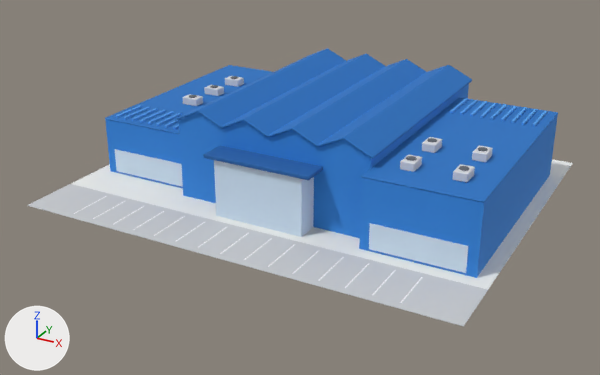
An edit to the glTF model public/models/mall.glb, drawn before and after from the same camera.
Camera for both pictures: a 50 mm lens placed at (39.9, -76.2, 37.2), pointed at (-0.6, -2.7, 0.4). The lights are fixed; the arrows at lower left show +X, +Y and +Z. The older version comes first.

In view in the first picture: 'mall'.
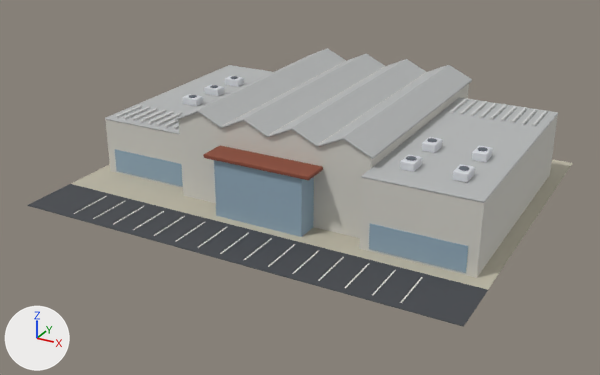
Pixel boxes [x1, y1, x2, y2] of what changed, in the pictures (600 x 375 px):
'mall', recoloured
    both: [27, 48, 573, 327]

The change, as a list of edits to the scene's bpy script:
```text
Change mat_asphalt:
    mat_asphalt.base_color: (0.584, 0.604, 0.631) -> (0.0595, 0.0648, 0.0742)  # light grey #c9ccd0 -> dark grey #45484d
Change mat_pad:
    mat_pad.base_color: (0.855, 0.871, 0.855) -> (0.509, 0.479, 0.381)  # white #eef0ee -> grey #bdb8a6
Change mat_com_wall:
    mat_com_wall.base_color: (0.0284, 0.238, 0.745) -> (0.658, 0.644, 0.591)  # blue #2f86e0 -> light grey #d4d2ca
Change mat_com_roof:
    mat_com_roof.base_color: (0.0168, 0.171, 0.552) -> (0.468, 0.479, 0.479)  # blue #2373c4 -> grey #b6b8b8
Change mat_com_glass:
    mat_com_glass.base_color: (0.624, 0.776, 0.93) -> (0.292, 0.413, 0.509)  # blue #cfe4f7 -> greyish blue #93acbd
Change mat_com_canopy:
    mat_com_canopy.base_color: (0.0116, 0.117, 0.392) -> (0.254, 0.0685, 0.0369)  # blue #1c60a8 -> brown #8a4a36
Change mat_com_rib:
    mat_com_rib.base_color: (0.0782, 0.342, 0.815) -> (0.591, 0.604, 0.597)  # blue #4f9ee9 -> light grey #cacccb
```
